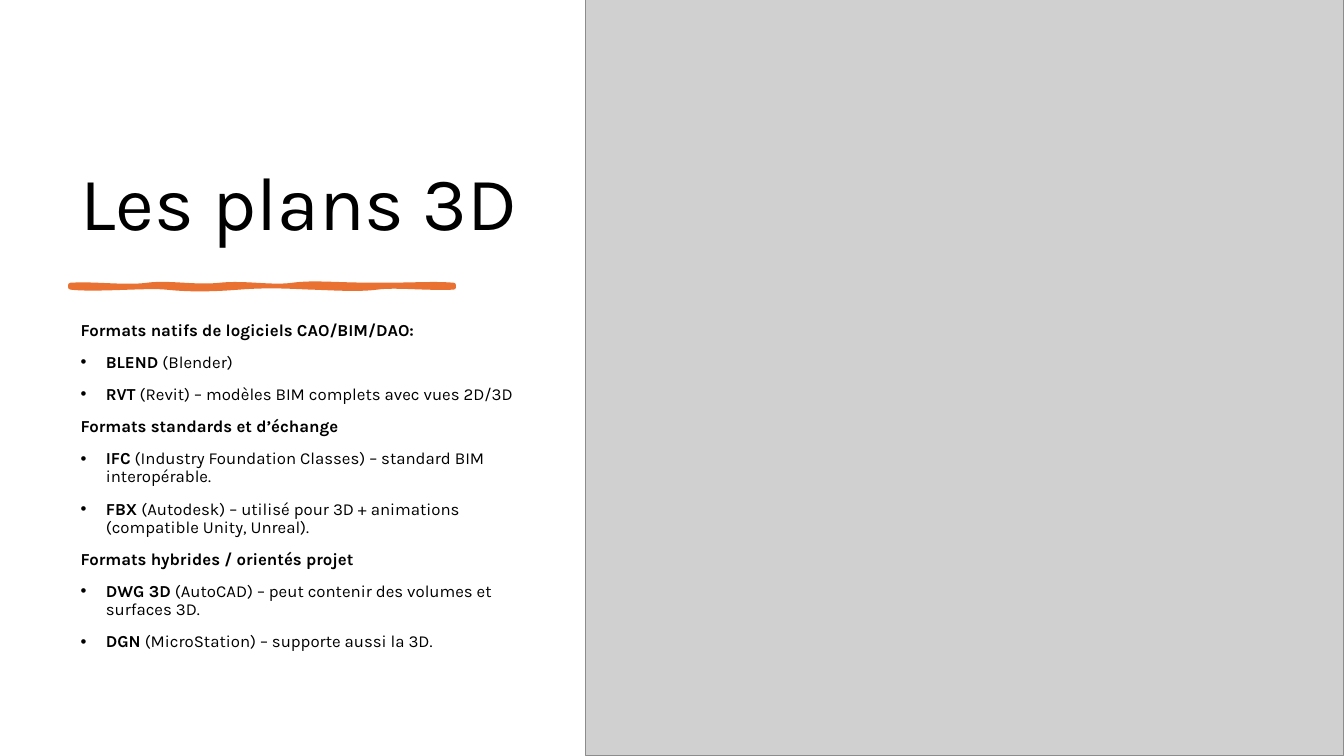
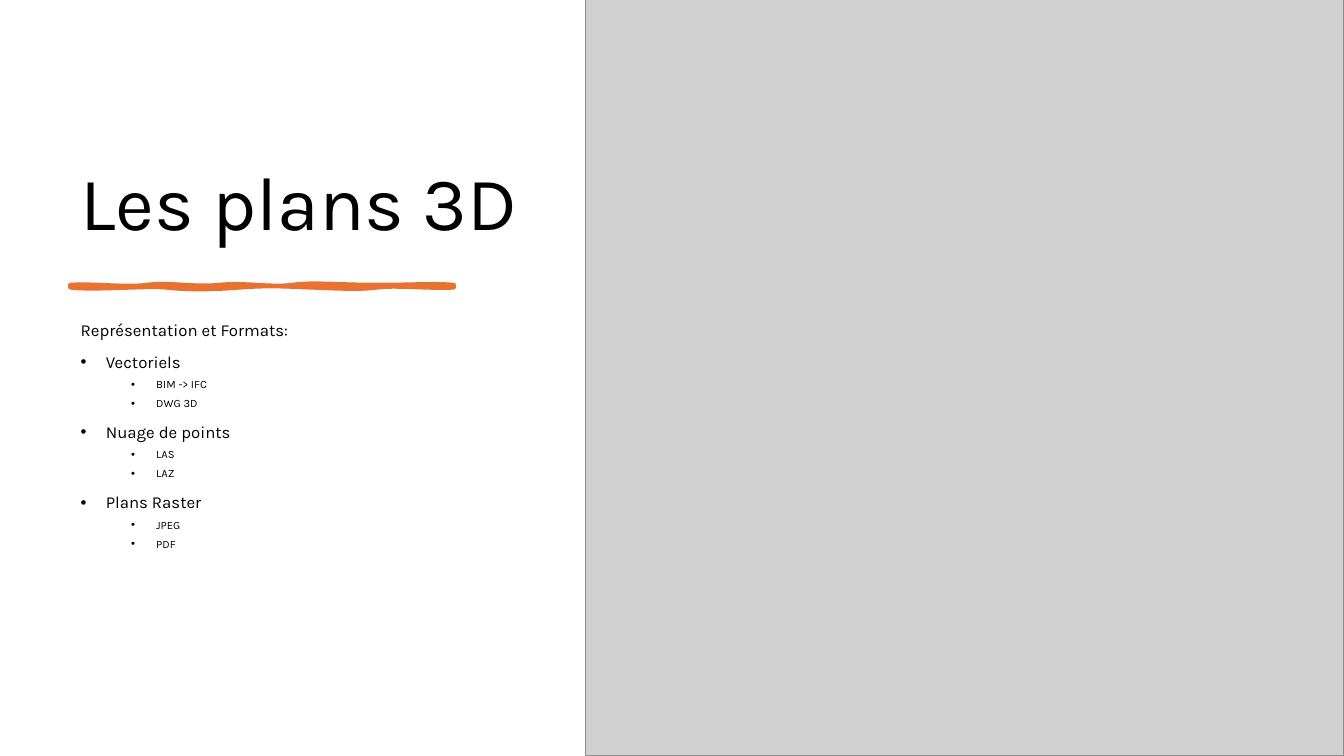
Before and after one commit to IzowRM/Stage-Cetic, a slide deck: slide 3 of Doc Slide/Slide Jeudi 11_09.pptx. Drawn at 1344x756 pixels with LibreOffice and Linux fonts; fonts in the diff are those of the drawing; grey boxes stand for pictures. Boxes give left, top, right and bottom in pixels: in the first picture for what was removed or moved away, otherwise in the second. Text is boxed around its words. In the diff, an @@ line names an element or a change of style, - is before the commit and + after.

```diff
--- a/Doc Slide/Slide Jeudi 11_09.pptx
+++ b/Doc Slide/Slide Jeudi 11_09.pptx
@@ text at <box>81,323,288,548</box>: text changed @@
-Formats natifs de logiciels CAO/BIM/DAO:
-• BLEND (Blender)
-• RVT (Revit) – modèles BIM complets avec vues 2D/3D
-Formats standards et d’échange
-• IFC (Industry Foundation Classes) – standard BIM interopérable.
-• FBX (Autodesk) – utilisé pour 3D + animations (compatible Unity, Unreal).
-Formats hybrides / orientés projet
-• DWG 3D (AutoCAD) – peut contenir des volumes et surfaces 3D.
-• DGN (MicroStation) – supporte aussi la 3D.
+Représentation et Formats:
+• Vectoriels
+  • BIM -> IFC
+  • DWG 3D
+• Nuage de points
+  • LAS
+  • LAZ
+• Plans Raster
+  • JPEG
+  • PDF
```
Also in this commit, not shown: 8 other slides changed, 1 slide added, 3 slides removed, 10 other files.
